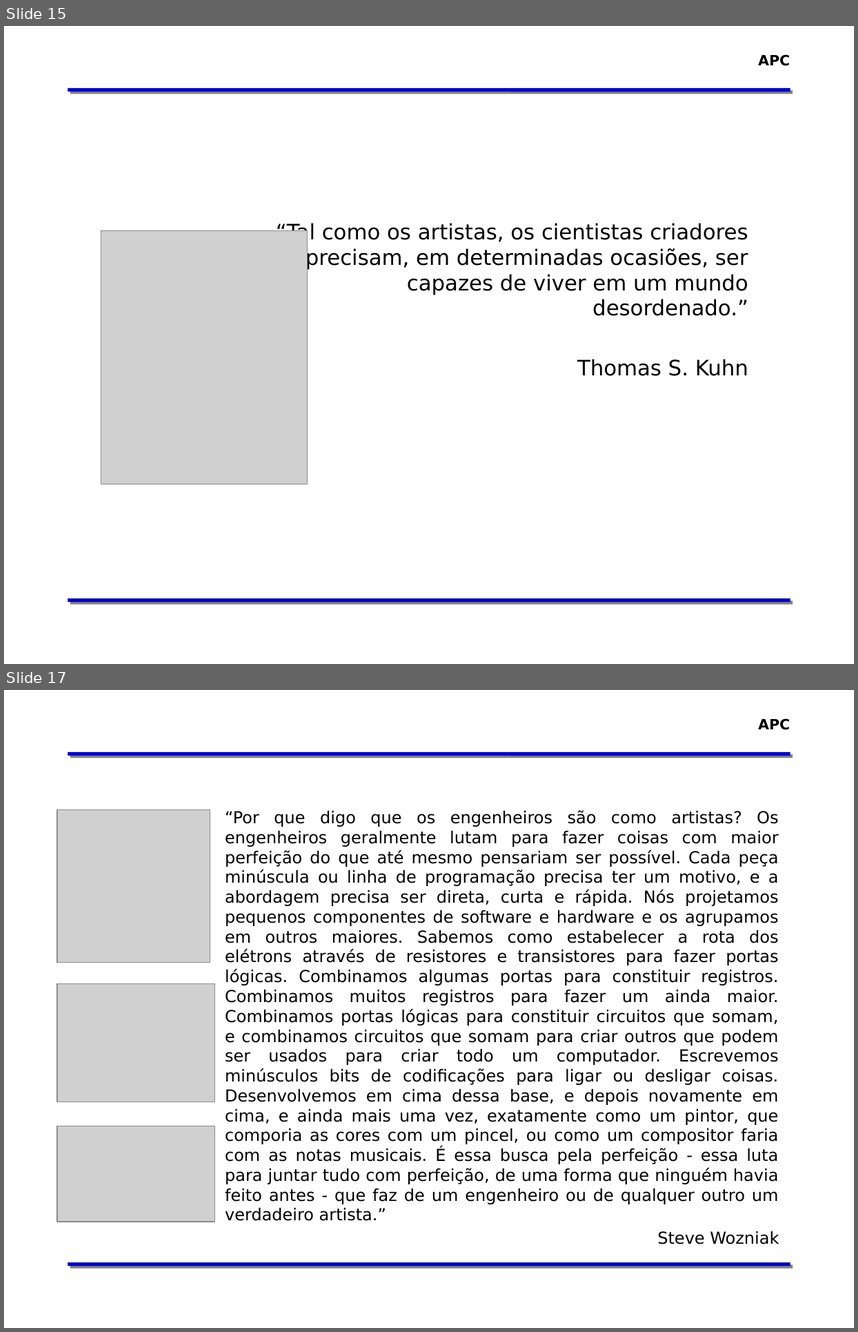
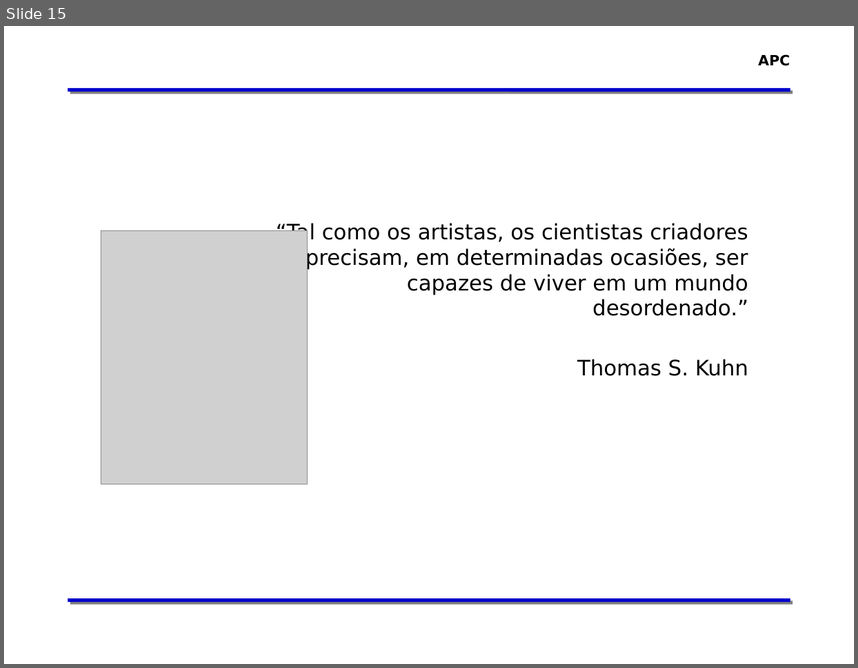
Before and after one commit to zaghetto/Algoritmos, a slide deck: MÓDULOS DE AULA/Módulo 00 - Apresentação da Disciplina_GERAL.pptx. Shown one above the other, each under a label of ours: slides 15 and 17 before the commit, slide 15 after it; the slides between them are not shown. The pictures are 858x1332 and 858x668 pixels, drawn with LibreOffice and Linux fonts; fonts in the diff are those of the drawing; grey boxes stand for pictures; background and template pictures are left out. Boxes give left, top, right and bottom in pixels: in the first picture for what was removed or moved away, otherwise in the second. Text is boxed around its words. In the diff, an @@ line names an element or a change of style, - is before the commit and + after.

```diff
--- a/MÓDULOS DE AULA/Módulo 00 - Apresentação da Disciplina_GERAL.pptx
+++ b/MÓDULOS DE AULA/Módulo 00 - Apresentação da Disciplina_GERAL.pptx
@@ slide 17 removed at bbox=[4, 690, 854, 1328], background #FFFFFF; not listed: 3 template elements that a slide beside it also shows @@
@@ picture removed at bbox=[56, 810, 210, 963] @@
@@ text removed at bbox=[225, 810, 779, 1184] @@
-“Por que digo que os engenheiros são como artistas? Os engenheiros geralmente lutam para fazer coisas com maior perfeição do que até mesmo pensariam ser possível. Cada peça minúscula ou linha de programação precisa ter um motivo, e a abordagem precisa ser direta, curta e rápida. Nós projetamos pequenos componentes de software e hardware e os agrupamos em outros maiores. Sabemos como estabelecer a rota dos elétrons através de resistores e transistores para fazer portas lógicas. Combinamos algumas portas para constituir registros. Combinamos muitos registros para fazer um ainda maior. Combinamos portas lógicas para constituir circuitos que somam, e combinamos circuitos que somam para criar outros que podem ser usados para criar todo um computador. Escrevemos minúsculos bits de codificações para ligar ou desligar coisas. Desenvolvemos em cima dessa base, e depois novamente em cima, e ainda mais uma vez, exatamente como um pintor, que comporia as cores com um pincel, ou como um compositor faria com as notas musicais. É essa busca pela perfeição - essa luta para juntar tudo com perfeição, de uma forma que ninguém havia feito antes - que faz de um engenheiro ou de qualquer outro um verdadeiro artista.”
-Steve Wozniak
@@ picture removed at bbox=[56, 983, 215, 1101] @@
@@ picture removed at bbox=[56, 1126, 215, 1221] @@
```
Also in this commit, not shown: 13 slides changed, 3 other slides removed.
